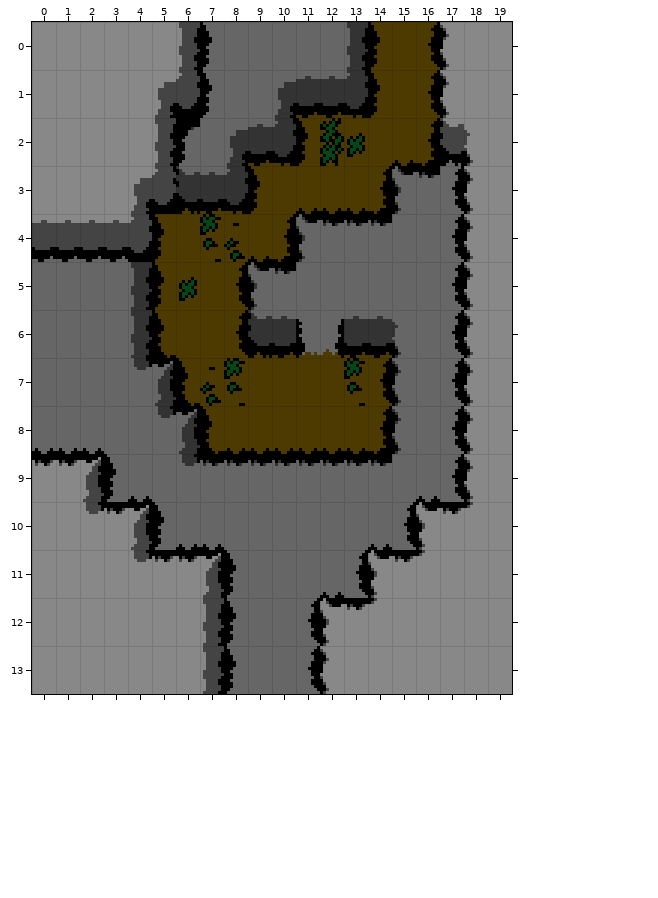
Two versions of a level (Tiled map, tiled/hills_room_12.tmx). That is the earlier state.
Cells are 8x16 px. Shown: x 0..19, y 0..13.
And afterwards:
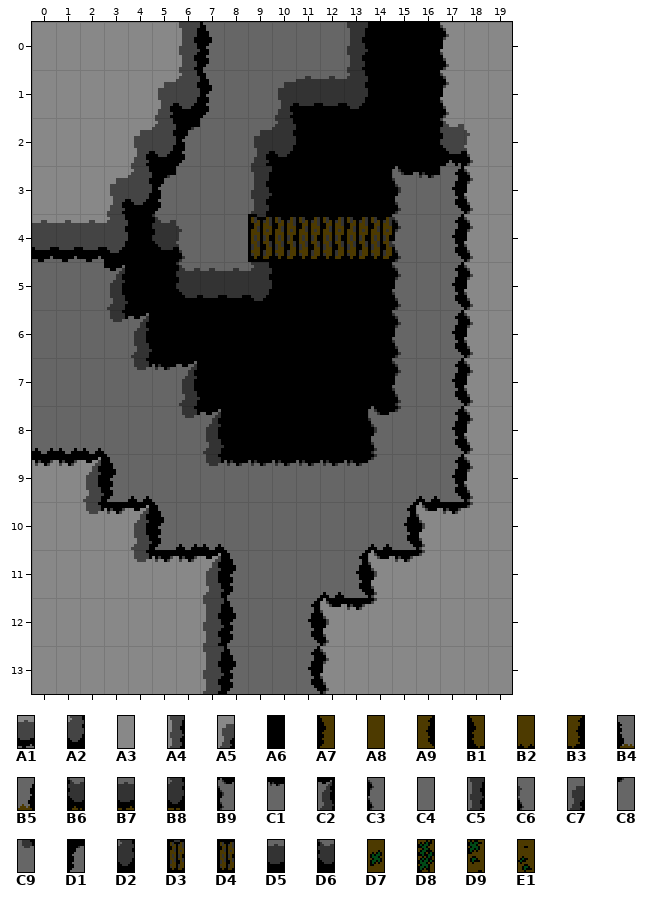
Key: from "hills_high": A1 4, A2 5, A3 10, A4 11, A5 13, A6 17; from "hills_ledges": A7 0, A8 1, A9 2, B1 3, B2 4, B3 5, B4 6, B5 7, B6 18, B7 19, B8 20, B9 21, C1 22, C2 23, C3 24, C4 25, C5 26, C6 27, C7 28, C8 29, C9 30, D1 31, D2 35, D3 36, D4 37, D5 41, D6 42; from "hills_veg": D7 0, D8 1, D9 2, E1 3.
__ is an empty cell.
The edit:
{"where": "layer \"Tile Layer 1\""}
{"y":0,"x":14,"old":"A7 A8 A9","new":"A6 A6 A6"}
{"y":1,"x":11,"old":"B7 B7 B8 A7 A8 A9","new":"D5 D5 D2 A6 A6 A6"}
{"y":2,"x":4,"old":"A3 A4","new":"A5 A2"}
{"y":2,"x":8,"old":"C7 B7 B8 A7 D8 D7 A8 B2 B3","new":"C4 C7 D2 A6 A6 A6 A6 A6 A6"}
{"y":3,"x":3,"old":"A3 A5 A2 B6 B7 B8 A7 A8 B2 B2 B2 B3","new":"A5 A2 D1 C4 C4 C4 C5 A6 A6 A6 A6 A6"}
{"y":4,"x":3,"old":"A1 A2 A7 A8 D9 E1 B2 B3 B9 C1 C1 C1 C4","new":"A2 A6 D6 C6 C4 C4 D3 D4 D4 D4 D4 D4 C3"}
{"y":5,"x":3,"old":"C4 C5 A7 D7 A8 A9 B9 C1 C4 C4 C4 C4 C4","new":"C2 A6 A6 D6 D5 D5 D2 A6 A6 A6 A6 A6 C3"}
{"y":6,"x":3,"old":"C4 C5 B1 A8 A8 A9 B6 B7 B4 B5 B7 B7 C6","new":"C9 C2 A6 A6 A6 A6 A6 A6 A6 A6 A6 A6 C3"}
{"y":7,"x":5,"old":"C2 B1 E1 D9 A8 A8 A8 A8 D9 A9","new":"C1 C2 A6 A6 A6 A6 A6 A6 A6 A6"}
{"y":8,"x":5,"old":"C9 C2 B1 B2 B2 B2 B2 B2 B2 B3 C3","new":"C4 C9 C2 A6 A6 A6 A6 A6 A6 B9 C8"}
{"y":9,"x":6,"old":"C9 C1","new":"C4 C9"}
{"y":9,"x":14,"old":"C1","new":"C8"}
{"label":"changed","picture_box":[104,22,440,466]}
